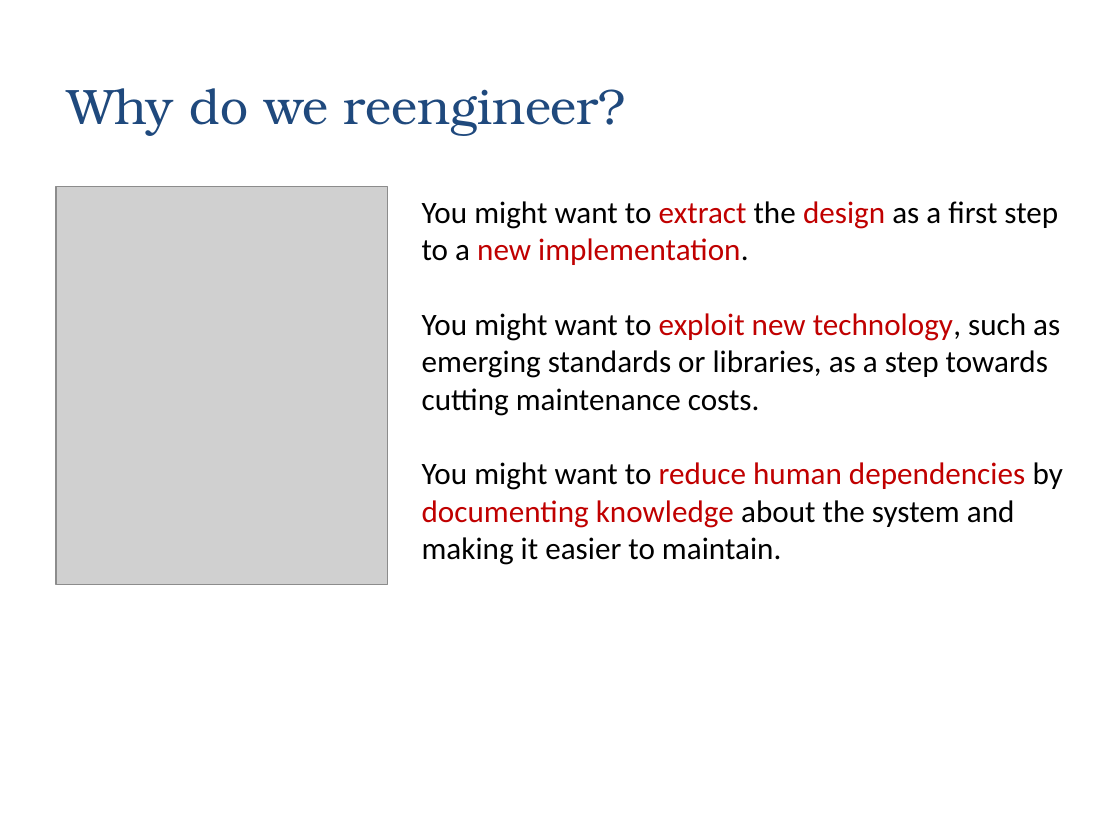
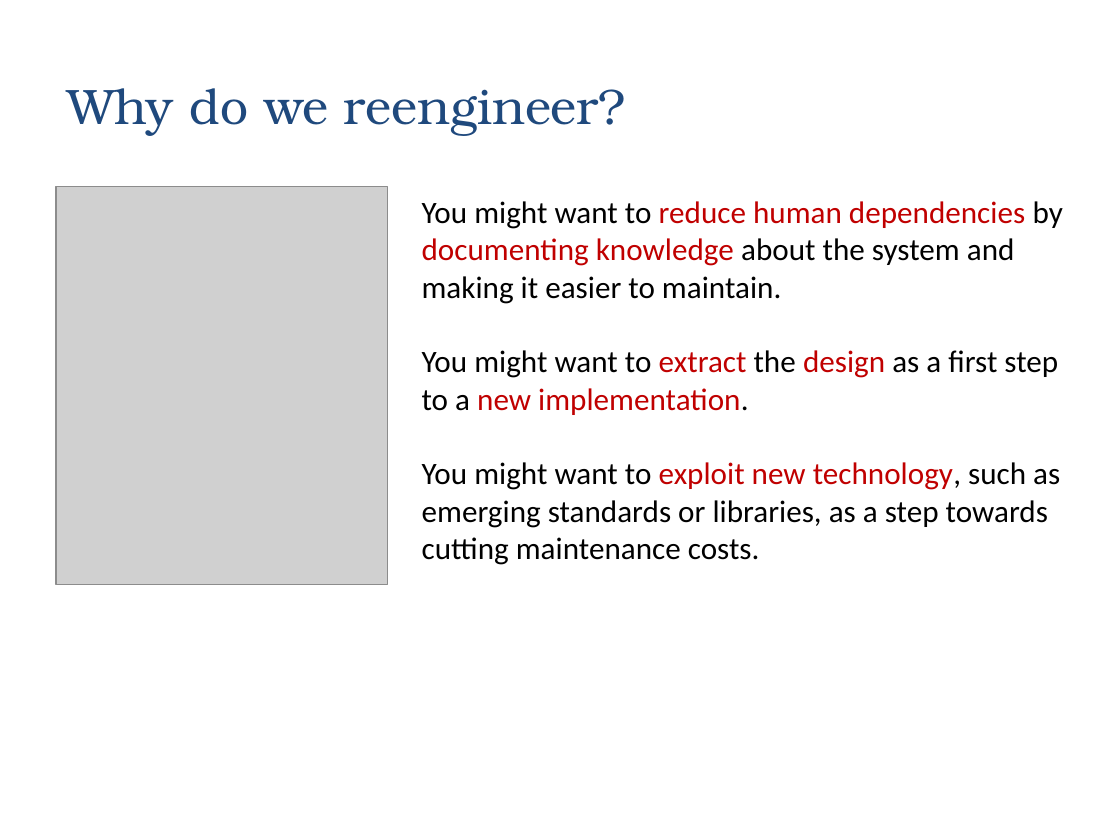
Before and after one commit to zarras/L1-slides, a slide deck: slide 11 of 1-SoftDataEvol-OORP-Intro.ppt. Drawn at 1120x840 pixels with LibreOffice and Linux fonts; fonts in the diff are those of the drawing; grey boxes stand for pictures. Boxes give left, top, right and bottom in pixels: in the first picture for what was removed or moved away, otherwise in the second. Text is boxed around its words. In the diff, an @@ line names an element or a change of style, - is before the commit and + after.

```diff
--- a/1-SoftDataEvol-OORP-Intro.ppt
+++ b/1-SoftDataEvol-OORP-Intro.ppt
@@ text at <box>422,201,1063,304</box>: paragraph added @@
+You might want to reduce human dependencies by documenting knowledge about the system and making it easier to maintain.
@@ text at <box>422,462,1063,565</box>: paragraph removed @@
-You might want to reduce human dependencies by documenting knowledge about the system and making it easier to maintain.
```
Also in this commit, not shown: 3 other slides changed, 7 other files.
